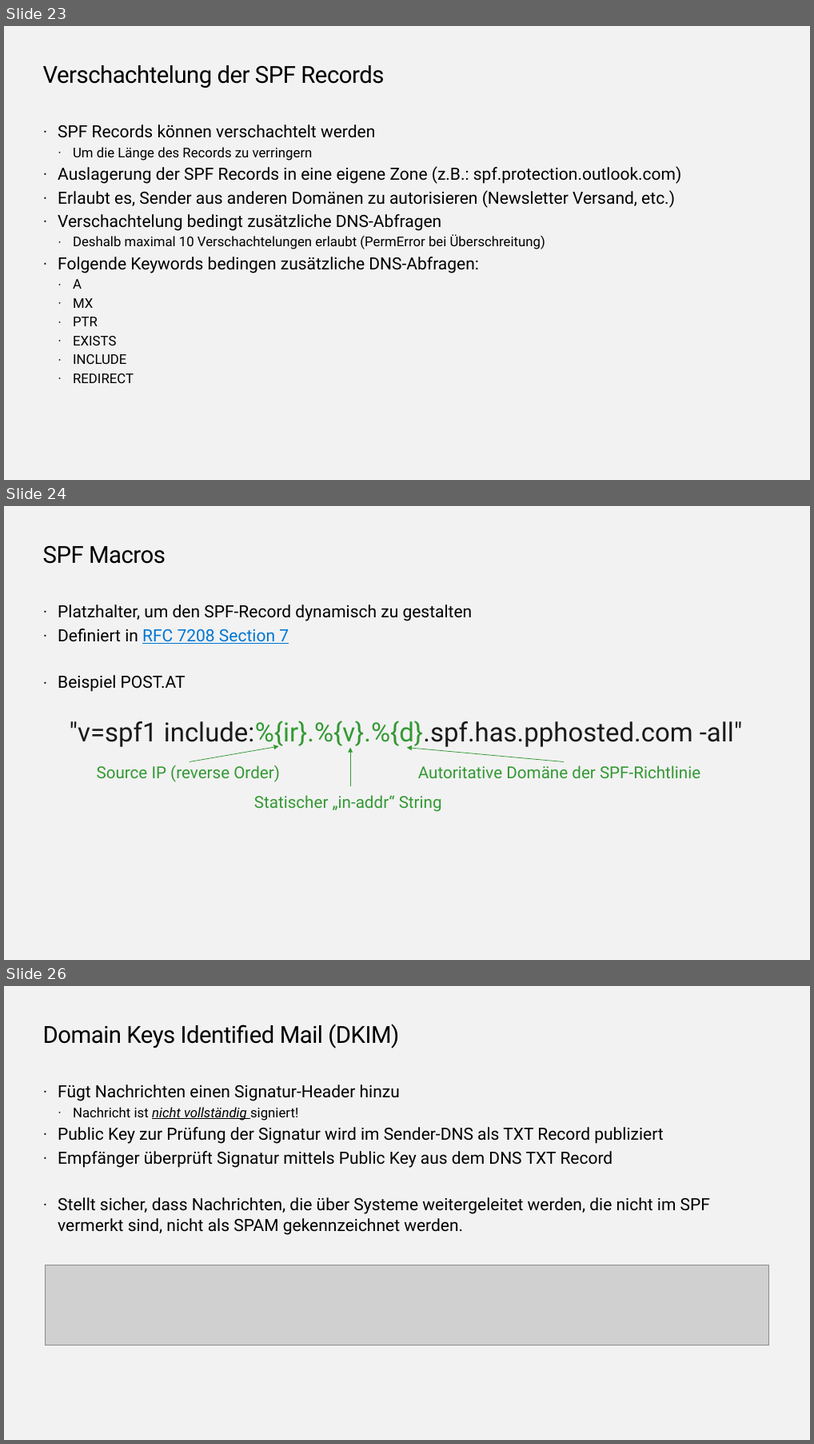
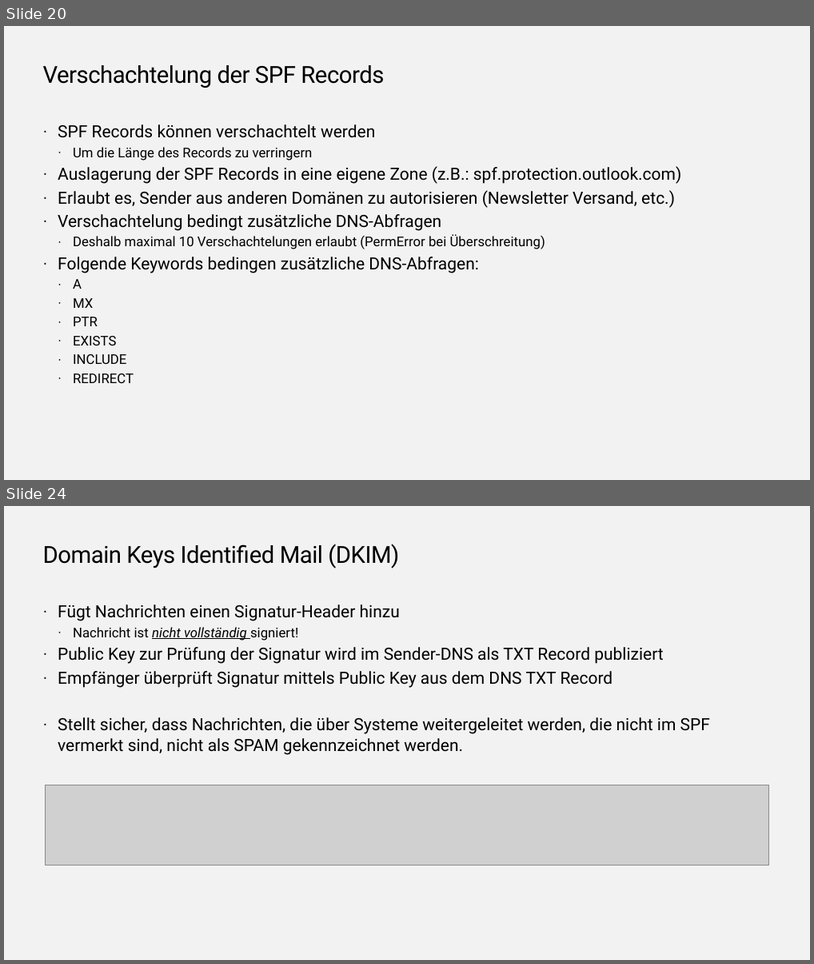
Before and after one commit to EnterpriseTrainingCenter/ExchangeServer, a slide deck: SMEXOP/SMEXOP_V1.0.pptx. Shown one above the other, each under a label of ours: slides 23, 24 and 26 before the commit, slides 20 and 24 after it; the slides between them are not shown. The pictures are 814x1444 and 814x964 pixels, drawn with LibreOffice and Linux fonts; fonts in the diff are those of the drawing; grey boxes stand for pictures; background and template pictures are left out. Boxes give left, top, right and bottom in pixels: in the first picture for what was removed or moved away, otherwise in the second. Text is boxed around its words. In the diff, an @@ line names an element or a change of style, - is before the commit and + after.

```diff
--- a/SMEXOP/SMEXOP_V1.0.pptx
+++ b/SMEXOP/SMEXOP_V1.0.pptx
@@ slide 24 removed at [4, 506, 810, 960], background #F2F2F2 @@
@@ title removed at [43, 546, 166, 564] @@
-SPF Macros
@@ text removed at [58, 604, 473, 692] @@
-· Platzhalter, um den SPF-Record dynamisch zu gestalten
-· Definiert in RFC 7208 Section 7
-· Beispiel POST.AT
@@ group removed at [70, 720, 743, 812]: 4 texts, 3 arrows @@
-"v=spf1 include:%{ir}.%{v}.%{d}.spf.has.pphosted.com -all"
-Source IP (reverse Order)
-Statischer „in-addr“ String
-Autoritative Domäne der SPF-Richtlinie
@@ what was slide 23 is now slide 20 @@
@@ what was slide 26 is now slide 24 @@
```
Also in this commit, not shown: 8 slides changed, 3 other slides removed.
